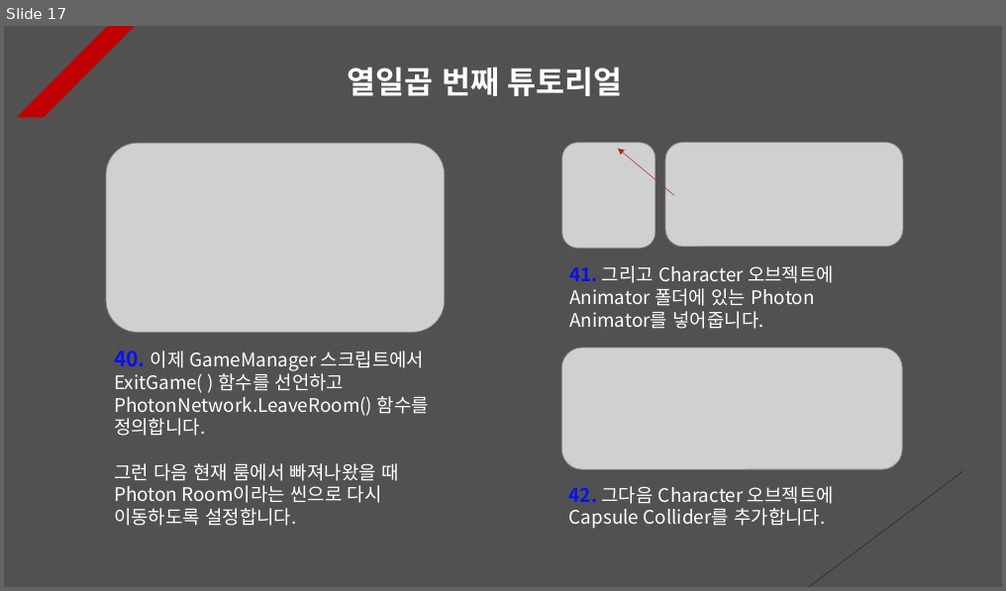
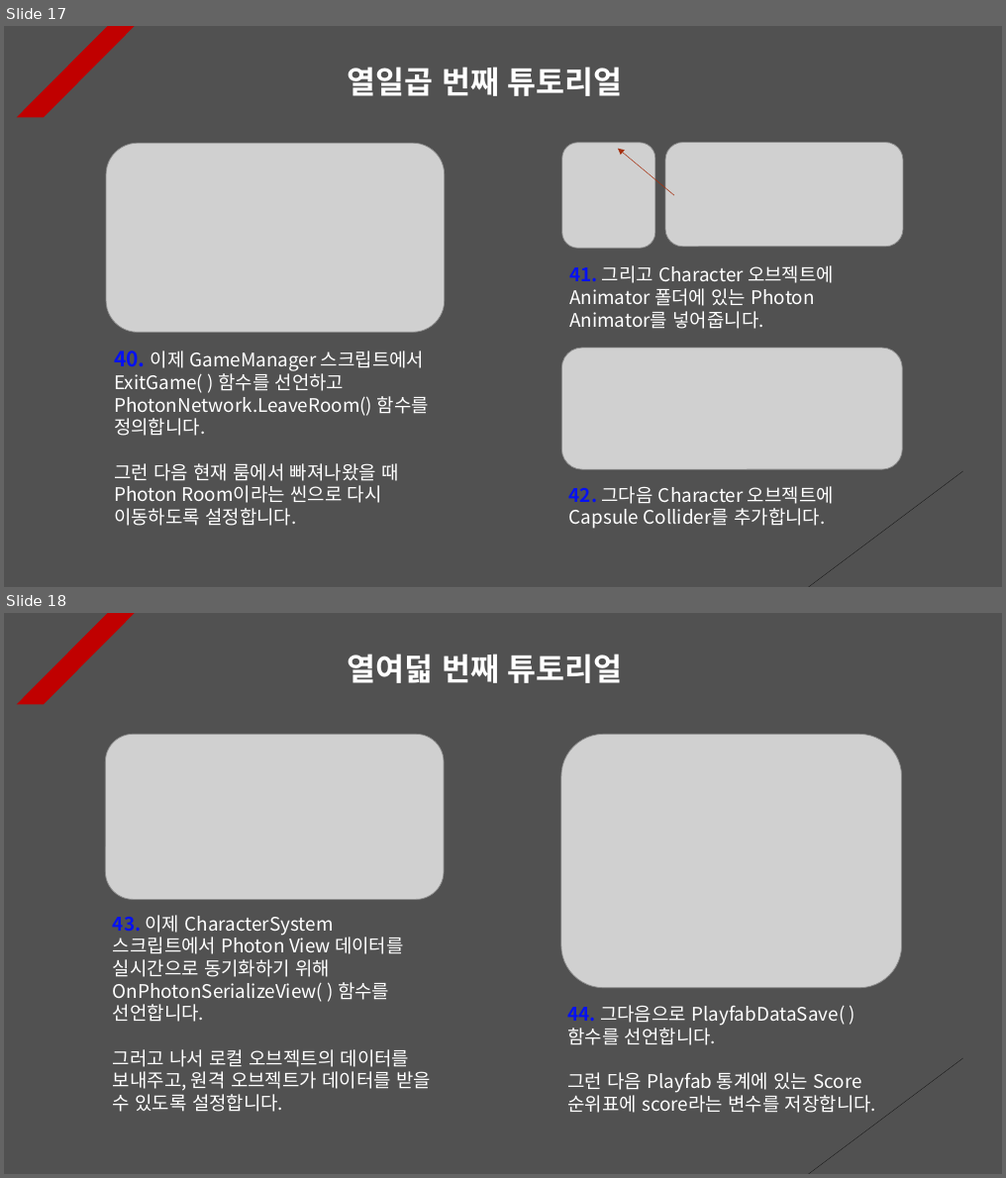
Before and after one commit to Unity2033/3D-UnityEngine, a slide deck: Assets/Class/Photon Server/PPT Data/Photon Synchronization.pptx. Shown one above the other, each under a label of ours: slide 17 before the commit, slides 17 and 18 after it. The pictures are 1006x591 and 1006x1178 pixels, drawn with LibreOffice and Linux fonts; fonts in the diff are those of the drawing; grey boxes stand for pictures. Boxes give left, top, right and bottom in pixels: in the first picture for what was removed or moved away, otherwise in the second. Text is boxed around its words. In the diff, an @@ line names an element or a change of style, - is before the commit and + after.

Commit message:
Photon Documentation Update
- Updated Photon Data
  Management Documentation

- UIManager Script Remove
  unnecessary code

```diff
--- a/Assets/Class/Photon Server/PPT Data/Photon Synchronization.pptx
+++ b/Assets/Class/Photon Server/PPT Data/Photon Synchronization.pptx
@@ slide 18 added at [4, 613, 1002, 1174], background #515151; not listed: 2 template elements that a slide beside it also shows @@
@@ text added at [348, 654, 623, 683], 30 pt, text #FFFFFF, bold @@
+열여덟 번째 튜토리얼
@@ picture added at [105, 735, 444, 900] @@
@@ picture added at [561, 735, 902, 988] @@
@@ text added at [113, 915, 431, 1112], 18 pt, text #FFFFFF @@
+43. 이제 CharacterSystem 스크립트에서 Photon View 데이터를 실시간으로 동기화하기 위해 OnPhotonSerializeView( ) 함수를 선언합니다.
+그러고 나서 로컬 오브젝트의 데이터를 보내주고, 원격 오브젝트가 데이터를 받을 수 있도록 설정합니다.
@@ text added at [567, 1005, 876, 1113], 18 pt, text #FFFFFF @@
+44. 그다음으로 PlayfabDataSave( ) 함수를 선언합니다.
+그런 다음 Playfab 통계에 있는 Score 순위표에 score라는 변수를 저장합니다.
```
Also in this commit, not shown: 1 slide changed, 6 other files.
